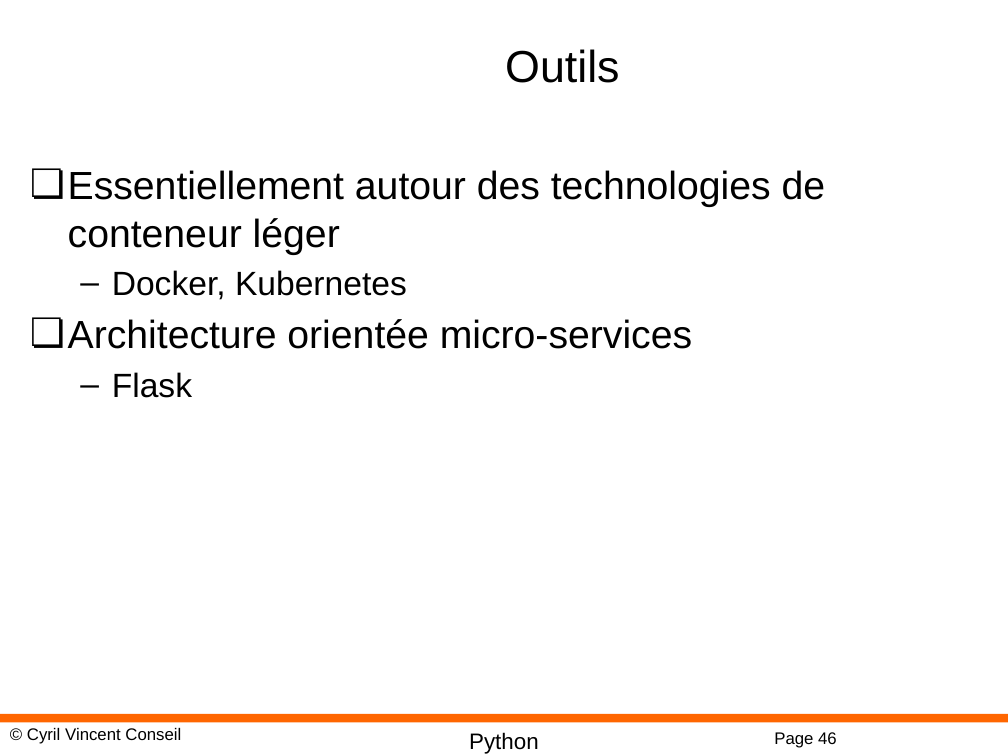
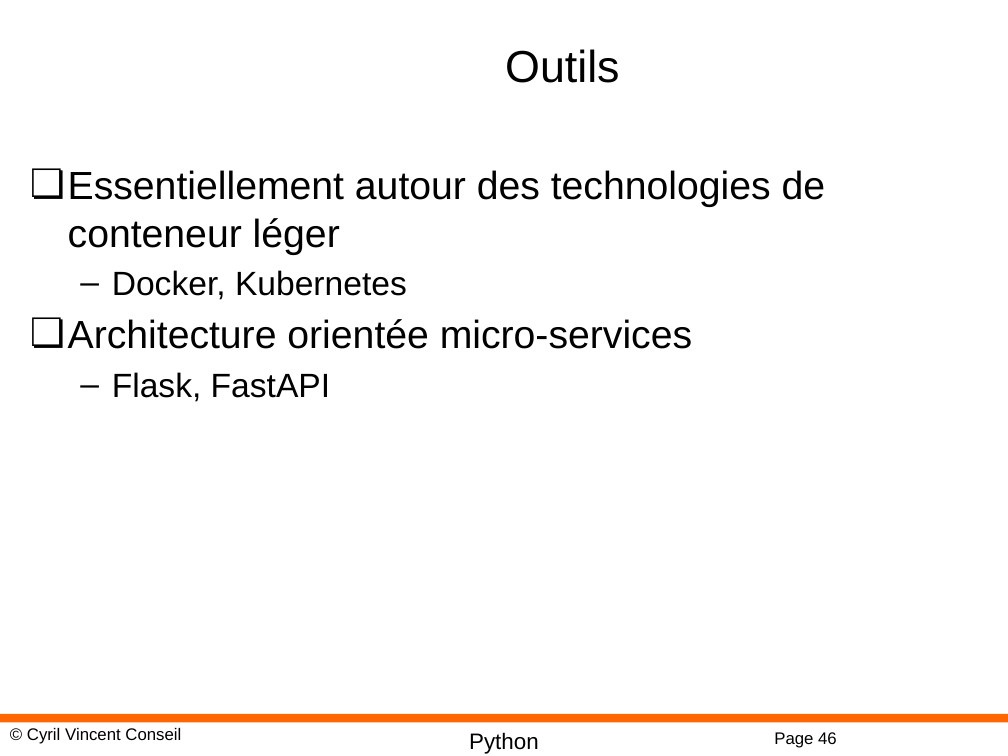
Before and after one commit to cyrilvincent/mlops, a slide deck: slide 46 of ppt/MLOps01-Intro.pptx. Drawn at 1008x756 pixels with LibreOffice and Linux fonts; fonts in the diff are those of the drawing; background and template pictures are left out. Boxes give left, top, right and bottom in pixels: in the first picture for what was removed or moved away, otherwise in the second. Text is boxed around its words. In the diff, an @@ line names an element or a change of style, - is before the commit and + after.

```diff
--- a/ppt/MLOps01-Intro.pptx
+++ b/ppt/MLOps01-Intro.pptx
@@ text at (112,372,330,402): text changed @@
-  – Flask
+  – Flask, FastAPI
```
Also in this commit, not shown: 2 other slides changed, 2 other files.
